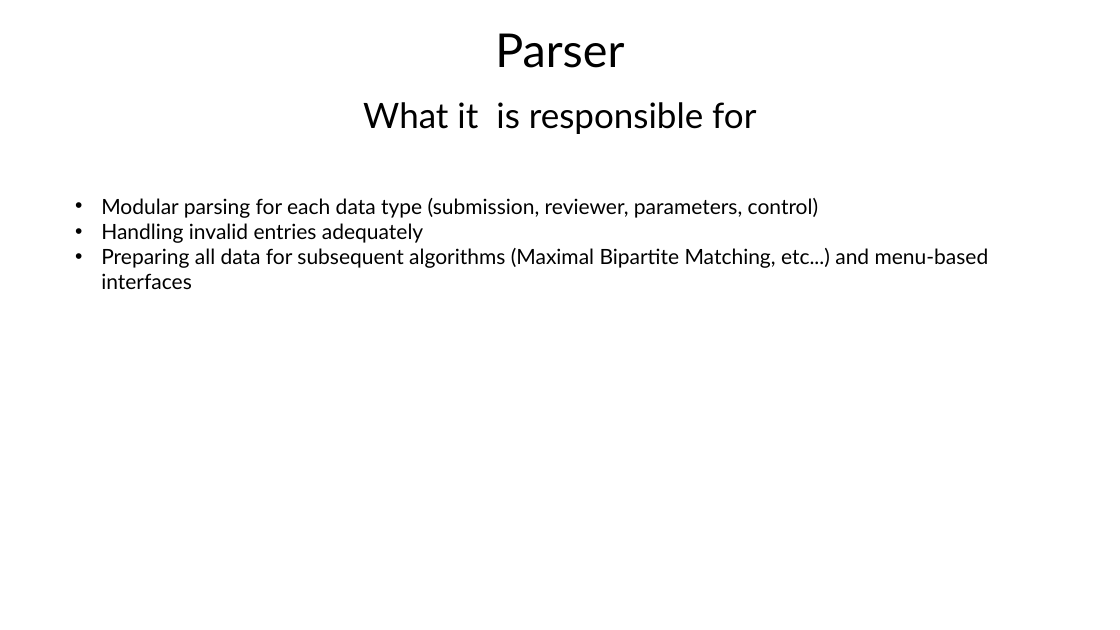
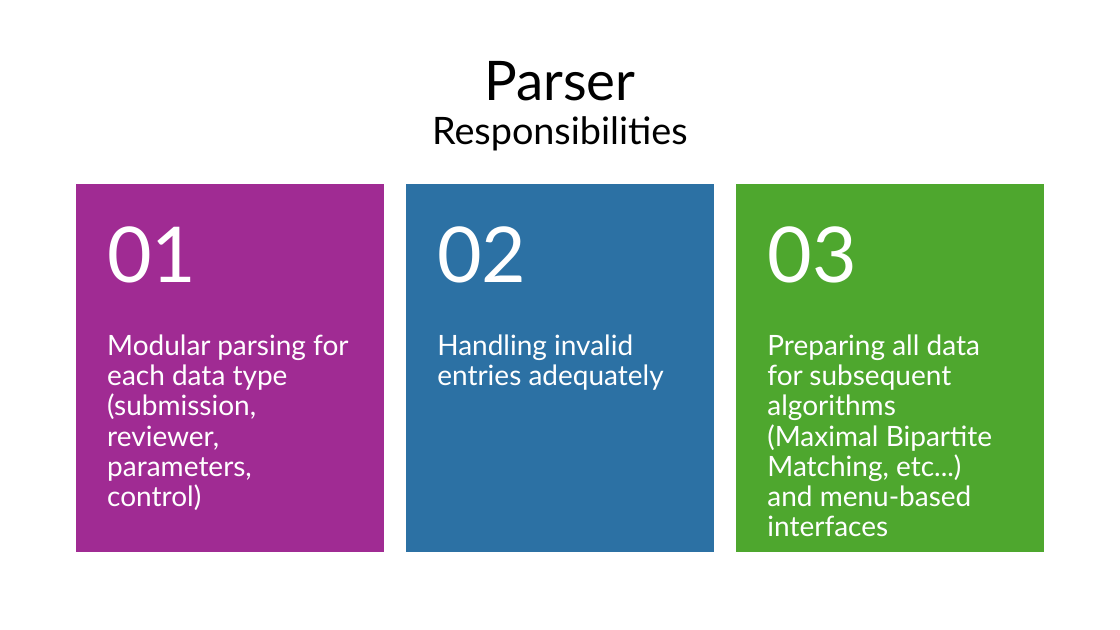
Before and after one commit to Tiago-Su/DA-s-project-1, a slide deck: slide 12 of Presentation.pptx (slide 9 before the commit). Drawn at 1120x630 pixels with LibreOffice and Linux fonts; fonts in the diff are those of the drawing. Boxes give left, top, right and bottom in pixels: in the first picture for what was removed or moved away, otherwise in the second. Text is boxed around its words. In the diff, an @@ line names an element or a change of style, - is before the commit and + after.

```diff
--- a/Presentation.pptx
+++ b/Presentation.pptx
@@ title "Parser Responsibilities" at [432, 61, 688, 151]: vertical alignment bottom to middle @@
@@ title at [432, 61, 688, 151]: text changed; size 40 to 32.4 pt @@
-Parser
+Parser
+Responsibilities
@@ subtitle removed at [363, 102, 756, 134] @@
-What it is responsible for
@@ text at [101, 198, 818, 243]: paragraphs removed @@
-• Modular parsing for each data type (submission, reviewer, parameters, control)
-• Handling invalid entries adequately
@@ group added at [77, 185, 1044, 552]: 5 texts, 3 rectangles @@
+Modular parsing for each data type (submission, reviewer, parameters, control)
+01
+Handling invalid entries adequately
+02
+03
@@ text "Preparing all data for subsequent ...": place and size @@
-text "Preparing all data for subsequent ..." at [101, 198, 989, 289]
+text "Preparing all data for subsequent ..." at [767, 334, 992, 536]
@@ text "Preparing all data for subsequent ..." at [767, 334, 992, 536]: size 18 to 24 pt, text colour #000000 to #FFFFFF; bullet • to none; line spacing 1 to 0.9; more space between paragraphs @@
```
Also in this commit, not shown: 26 other slides changed, 7 slides added.
